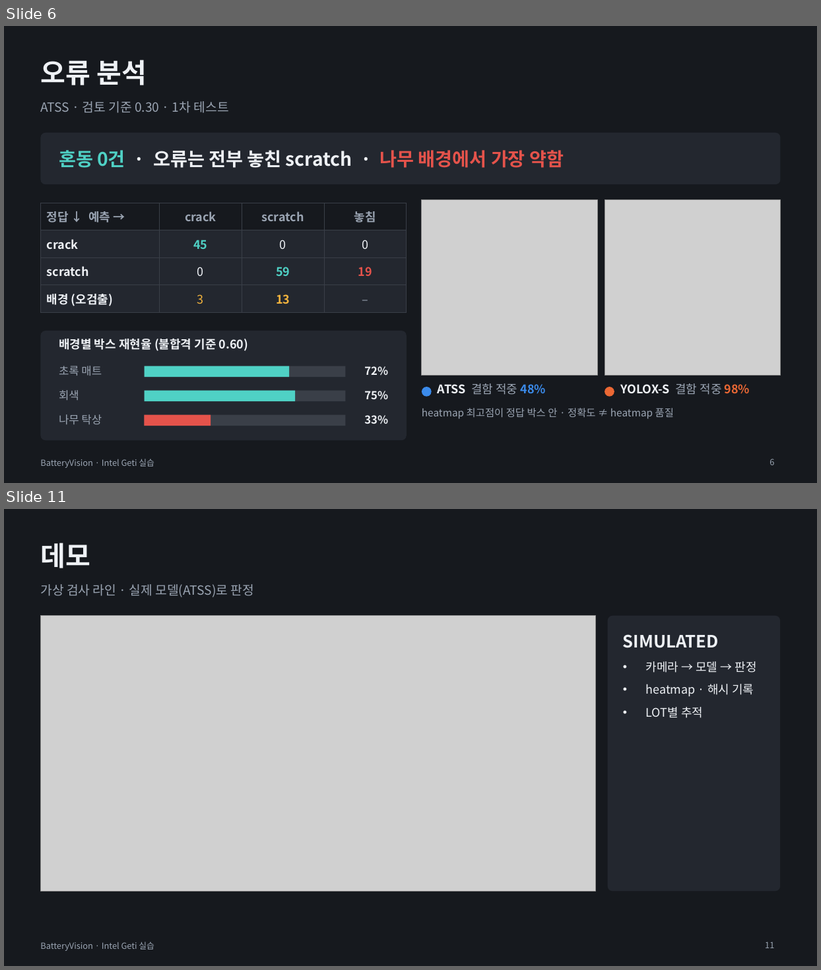
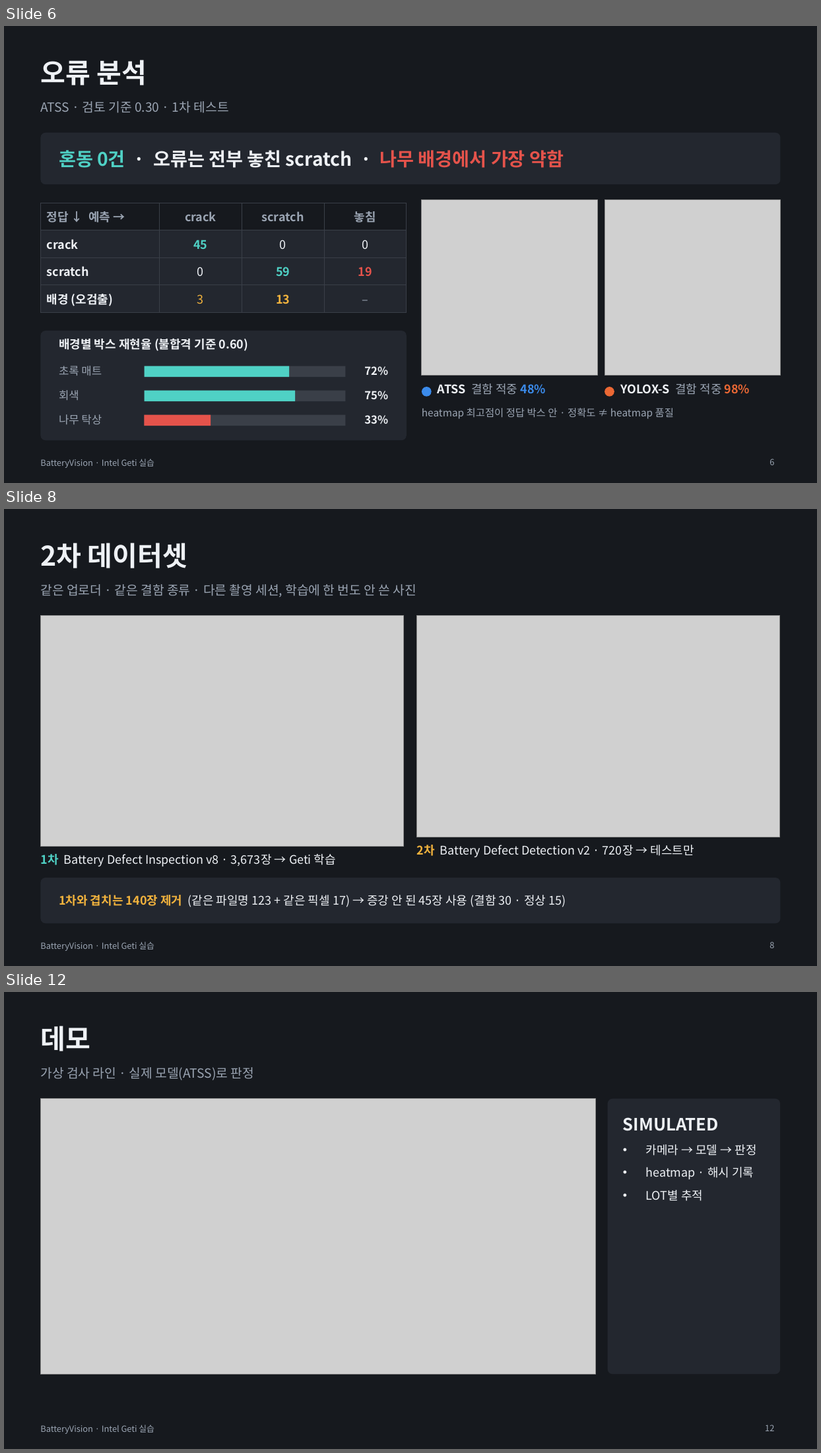
Before and after one commit to se4nchoi/batteryvision, a slide deck: docs/submission/BatteryVision_발표.pptx. Shown one above the other, each under a label of ours: slides 6 and 11 before the commit, slides 6, 8 and 12 after it; the slides between them are not shown. The pictures are 821x970 and 821x1453 pixels, drawn with LibreOffice and Linux fonts; fonts in the diff are those of the drawing; grey boxes stand for pictures. Boxes give left, top, right and bottom in pixels: in the first picture for what was removed or moved away, otherwise in the second. Text is boxed around its words. In the diff, an @@ line names an element or a change of style, - is before the commit and + after.

```diff
--- a/docs/submission/BatteryVision_발표.pptx
+++ b/docs/submission/BatteryVision_발표.pptx
@@ slide 8 added at (4, 509, 817, 966), background #16191E; not listed: 1 template element that a slide beside it also shows @@
@@ title added at (40, 543, 187, 568), 32 pt, text #EEF1F5, bold @@
+2차 데이터셋
@@ text added at (40, 584, 416, 597), 15 pt, text #9AA4B2 @@
+같은 업로더 · 같은 결함 종류 · 다른 촬영 세션, 학습에 한 번도 안 쓴 사진
@@ picture added at (40, 616, 403, 846) @@
@@ picture added at (417, 616, 780, 837) @@
@@ text added at (417, 845, 694, 857), 14 pt, text #EEF1F5 @@
+2차 Battery Defect Detection v2 · 720장 → 테스트만
@@ text added at (40, 854, 336, 867), 14 pt, text #EEF1F5 @@
+1차 Battery Defect Inspection v8 · 3,673장 → Geti 학습
@@ rounded rectangle added at (40, 878, 781, 923), fill #23272F @@
@@ text added at (59, 895, 566, 908), 14 pt, text #EEF1F5 @@
+1차와 겹치는 140장 제거 (같은 파일명 123 + 같은 픽셀 17) → 증강 안 된 45장 사용 (결함 30 · 정상 15)
@@ page number added at (770, 942, 774, 949), 10 pt, text #9AA4B2 @@
+8
@@ what was slide 11 is now slide 12 @@
@@ page number at (765, 1425, 774, 1432): text changed @@
-11
+12
```
Also in this commit, not shown: 7 slides changed, 1 other slide added, 1 slide removed, 7 other files.
